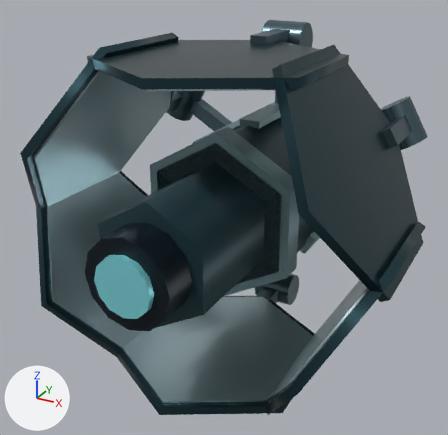
An edit to the glTF model assets/orbital-launcher/derived/meshopt/lod1/satellite_d0_lod1.meshopt.glb, drawn before and after from the same camera.
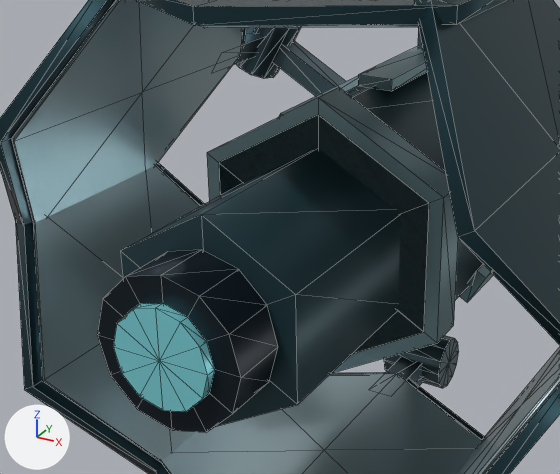
Old and new are each drawn whole from a camera (50 mm lens) standing at (1.71, -3.98, 2.6) and looking at (-0.16, -0.59, 0.91) and again close up on the part from 6% to 80% of the width and 17% to 82% of the height. The lights are fixed; the arrows at lower left show +X, +Y and +Z. The older version's two pictures come first. The close-ups show mesh edges as thin lines. Where no turn or scale is listed for an object, it has been applied to the vertices. Vertices at exactly the same position are counted once.

Names of what the first close-up shows: 'PETAL_1_MESH', 'PETAL_2_MESH', 'PETAL_3_MESH', 'PETAL_4_MESH', 'PETAL_5_MESH', 'PETAL_6_MESH', 'SATELLITE_BUS'.
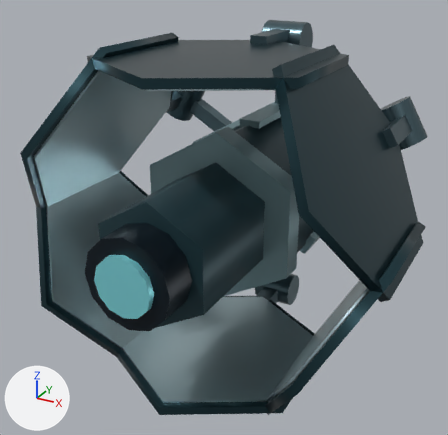
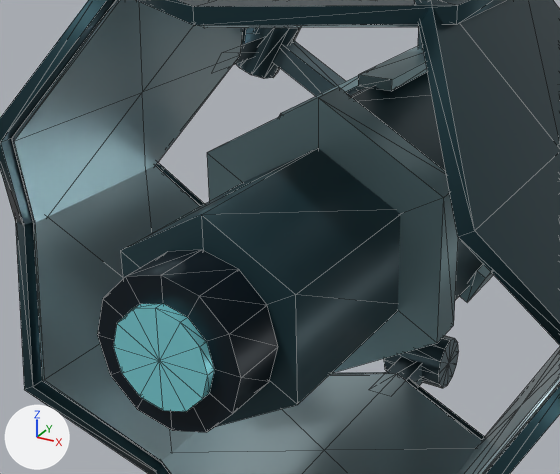
What differs and where, as boxes [x1, y1, x2, y2] in the close-ups (560 x 474 px; the box of a moved part takes in the faces that stretch with it):
part 1 of me_mesh_0, moved or reshaped: before [219, 72, 483, 353]; after [350, 72, 483, 300]

The change, as a list of edits to the scene's bpy script:
```text
Change me_mesh_0:
    where me_mesh_0.from_pydata(...)  # 264 vertices, 456 faces; spans x -0.85..0.85, y -1.91..1.05, z -0.95..0.95
    used by ob_satellite_bus; location = (0.0, 0.0, 1.07)
    before: 0 (0.0, -0.98, -0.49), 2 (0.42, -0.98, -0.25) at pixel (423, 332), 5 (0.42, -0.98, 0.25) at pixel (429, 203), 7 (0.0, -0.98, 0.49) at pixel (318, 114), 9 (-0.42, -0.98, 0.25) at pixel (218, 162)
    before: 11 (-0.42, -0.98, -0.25), 12 (0.0, -0.98, 0.0)
    me_mesh_0 part 1
    add for i in [0, 2, 5, 7, 9, 11, 12]: me_mesh_0.vertices[i].co += Vector((0.0, 0.17, 0.0))
```
